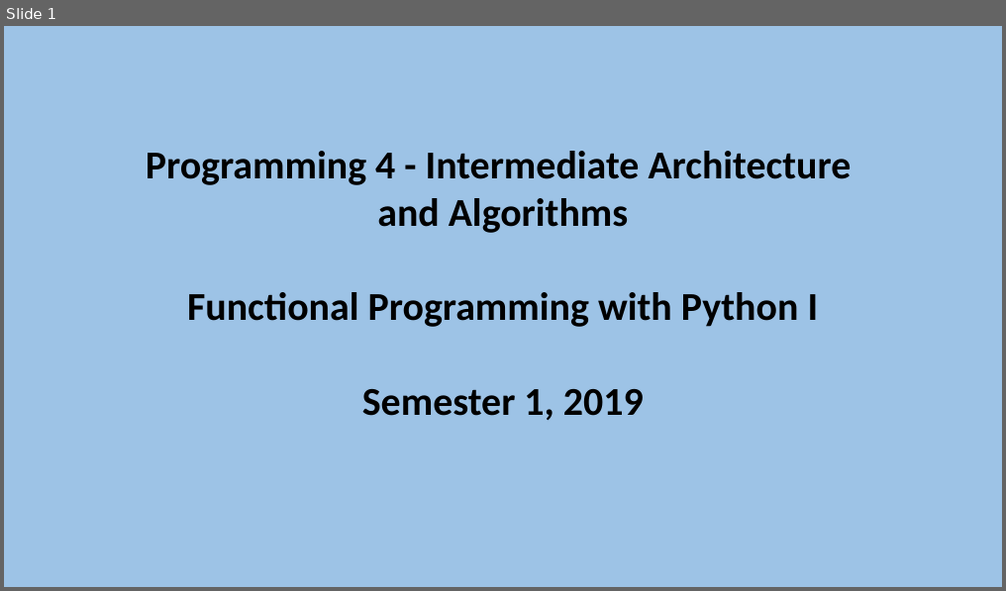
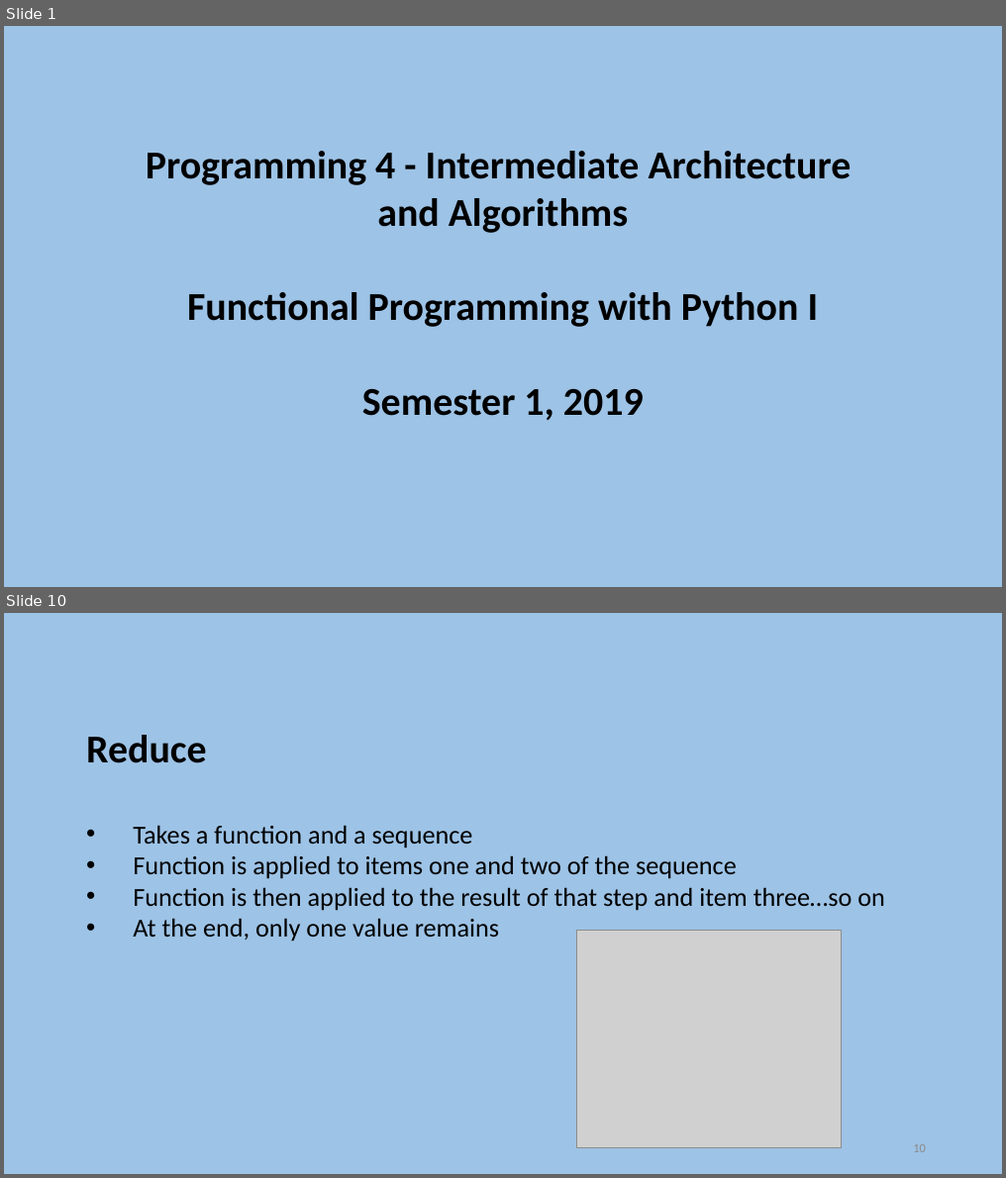
Before and after one commit to szetko/course-materials, a slide deck: Programming 4/Week 12/S1. Functional Programming with Python I.pptx. Shown one above the other, each under a label of ours: slide 1 before the commit, slides 1 and 10 after it; the slides between them are not shown. The pictures are 1006x591 and 1006x1178 pixels, drawn with LibreOffice and Linux fonts; fonts in the diff are those of the drawing; grey boxes stand for pictures. Boxes give left, top, right and bottom in pixels: in the first picture for what was removed or moved away, otherwise in the second. Text is boxed around its words. In the diff, an @@ line names an element or a change of style, - is before the commit and + after.

```diff
--- a/Programming 4/Week 12/S1. Functional Programming with Python I.pptx
+++ b/Programming 4/Week 12/S1. Functional Programming with Python I.pptx
@@ slide 10 added at box(4, 613, 1002, 1174), background #9DC3E6 @@
@@ text added at box(86, 735, 885, 942), 25 pt, text #000000 @@
+Reduce
+    • Takes a function and a sequence
+    • Function is applied to items one and two of the sequence
+    • Function is then applied to the result of that step and item three…so on
+    • At the end, only one value remains
@@ picture added at box(576, 931, 841, 1149) @@
@@ page number added at box(913, 1145, 926, 1153), 12 pt, text #8C8C8C @@
+10
```
Also in this commit, not shown: 13 other slides added, 4 other files.
